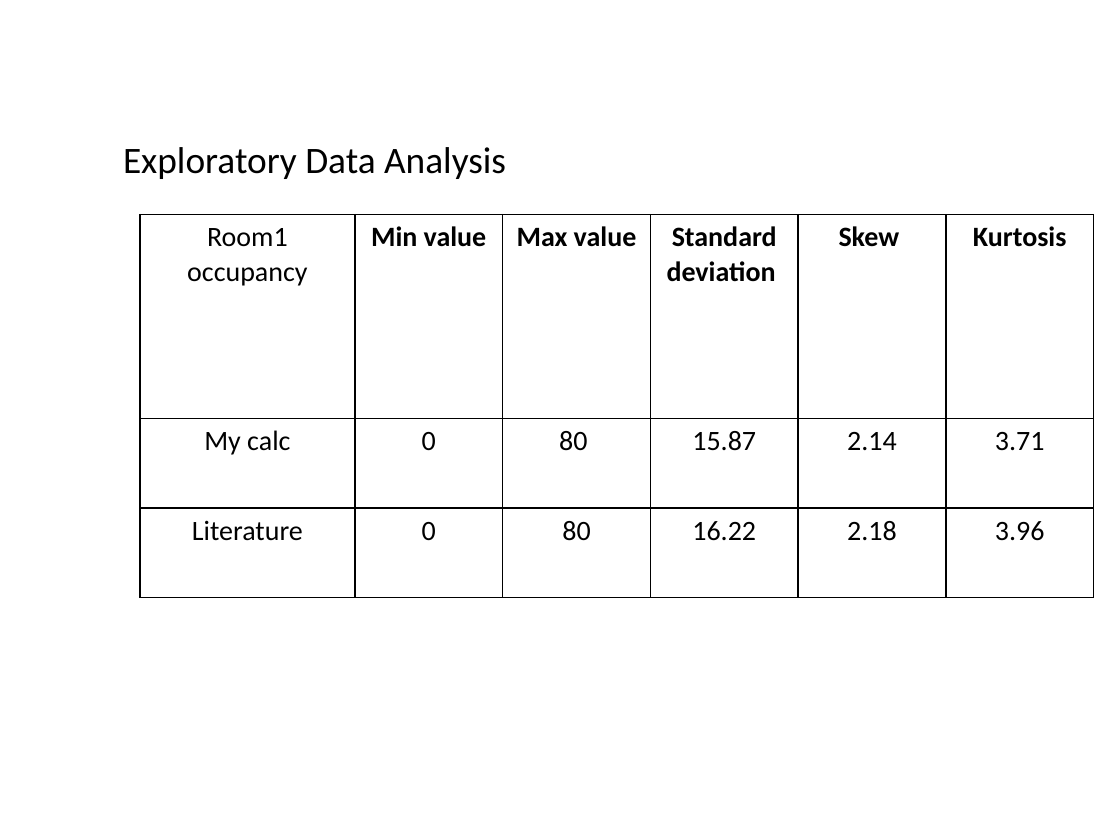
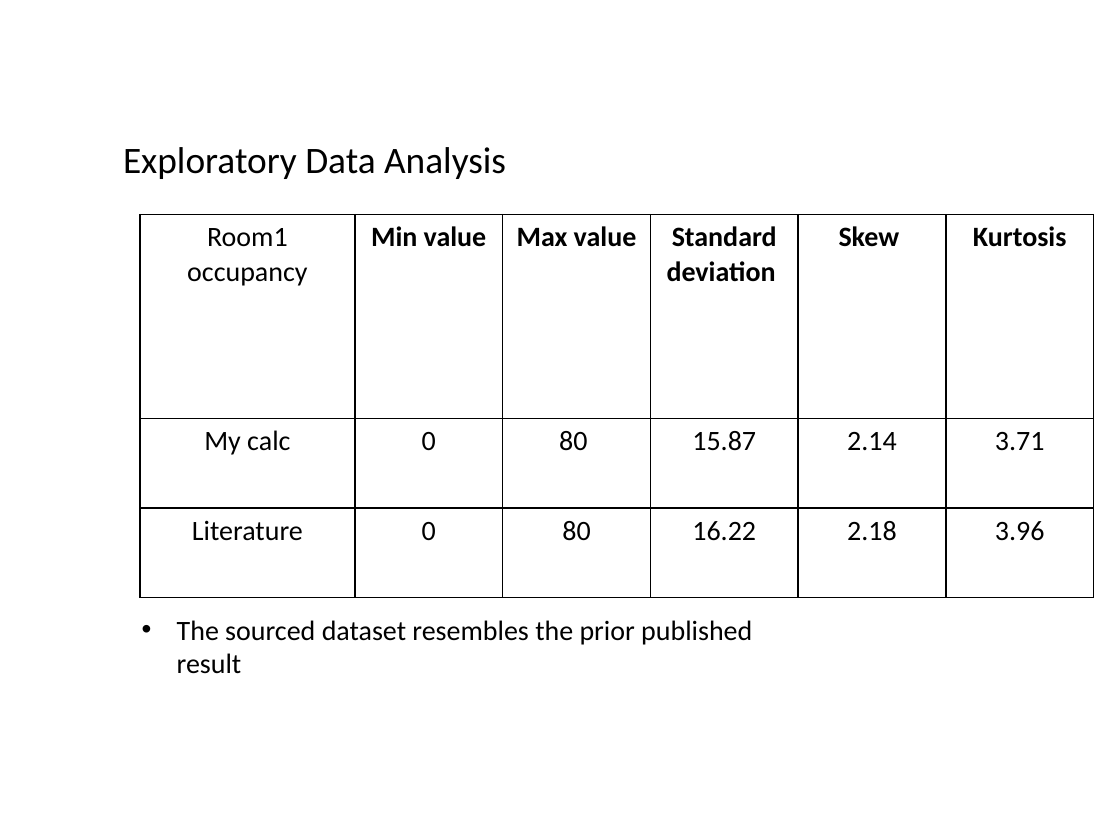
Before and after one commit to ChowdhuryAliImam/2025Fall_projects, a slide deck: slide 12 of Imam_presentation.pptx. Drawn at 1120x840 pixels with LibreOffice and Linux fonts; fonts in the diff are those of the drawing. Boxes give left, top, right and bottom in pixels: in the first picture for what was removed or moved away, otherwise in the second. Text is boxed around its words. In the diff, an @@ line names an element or a change of style, - is before the commit and + after.

```diff
--- a/Imam_presentation.pptx
+++ b/Imam_presentation.pptx
@@ text added at bbox=[177, 620, 752, 674], 18 pt, text #000000 @@
+• The sourced dataset resembles the prior published result
```
Also in this commit, not shown: 5 other slides changed, 1 slide added, 1 slide removed.
